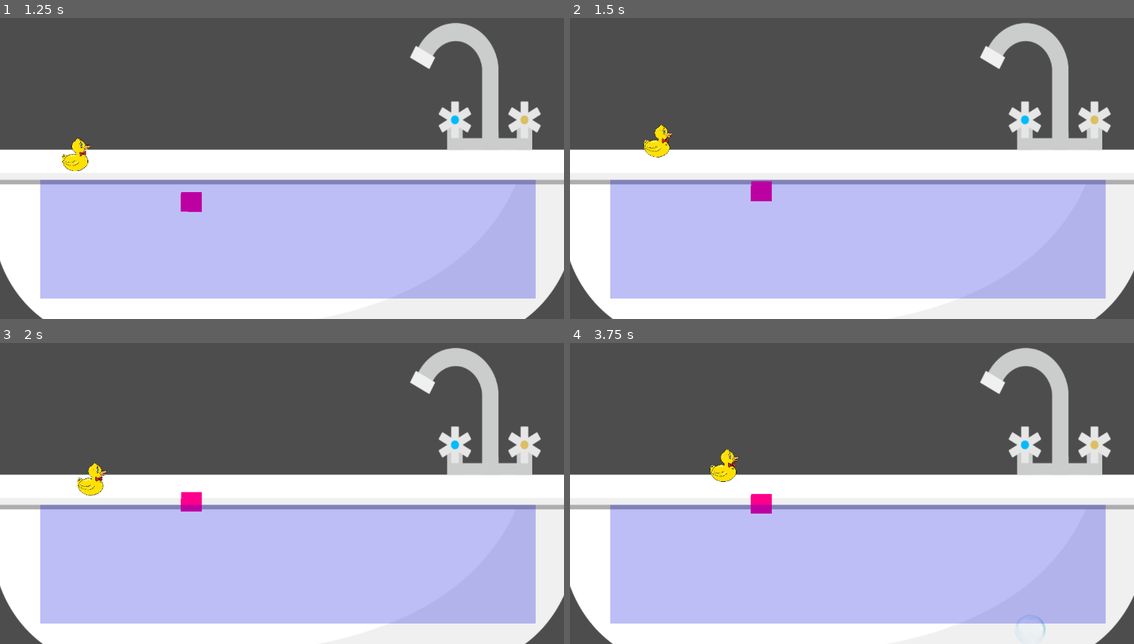
Above: before the commit, frames 1-4 (two rows, left to right).
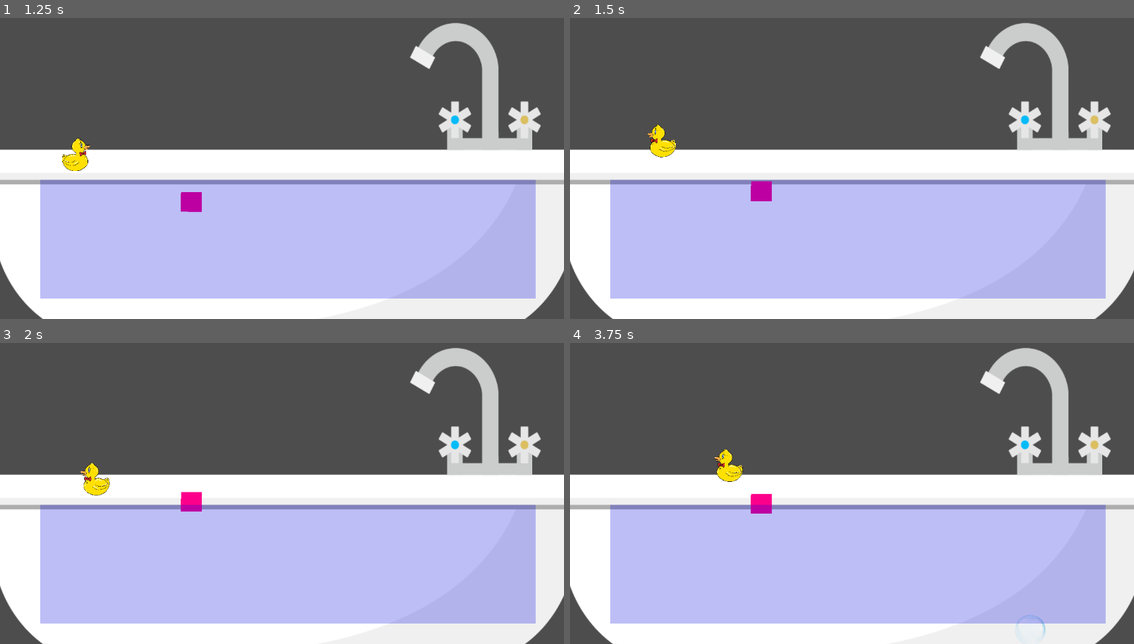
Above: after the commit, the same moments.

Repository: alwod/GGJ2024Project
Game: Godot game, scene res://Scenes/game.tscn
Two runs of this game, one before a commit and one after it. Both use one fixed random seed, a clock stepped at 60 frames per second and the inputs below.
Inputs:
- Up to frame 1 (1.25 s): hold Right (duck_move_right) from 0.53 s (still down); tap Up (duck_jump) at 0.77 s
- Up to frame 2 (1.5 s): release Right (duck_move_right) at 1.28 s; hold Left (duck_move_left) from 1.28 s (still down)
- Up to frame 3 (2 s): keep holding Left (duck_move_left); tap Up (duck_jump) at 1.52 s
- Up to frame 4 (3.75 s): release Left (duck_move_left) at 2.03 s; hold Right (duck_move_right) 2.03-3.53 s; tap Up (duck_jump) at 3.02 s; hold Left (duck_move_left) from 3.53 s (still down)

Frame 1 is identical in both runs. In frame 2, 0.3% of the frame differs, in the area x 13-19%, y 35-47%; in frame 3, 0.3%, in the area x 13-20%, y 39-51%; in frame 4, 0.3%.

Commit message:
feat(duck): face duck to movement direction

Diff:
--- a/ggj2024source/Scripts/duck.gd
+++ b/ggj2024source/Scripts/duck.gd
@@ -12,11 +12,17 @@
 
 func _process(_delta):
 	var force := Vector2(0, 0)
+	var can_flip := false
 
 	if Input.is_action_pressed("duck_move_left"):
 		force.x -= move_speed
+		can_flip = true
 	elif Input.is_action_pressed("duck_move_right"):
 		force.x += move_speed
+		can_flip = true
+
+	if !freeze && can_flip:
+		$AnimatedSprite2D.flip_h = force.x < 0
 
 	var time_since_last_jump := Time.get_ticks_msec() - last_jump_time
 
